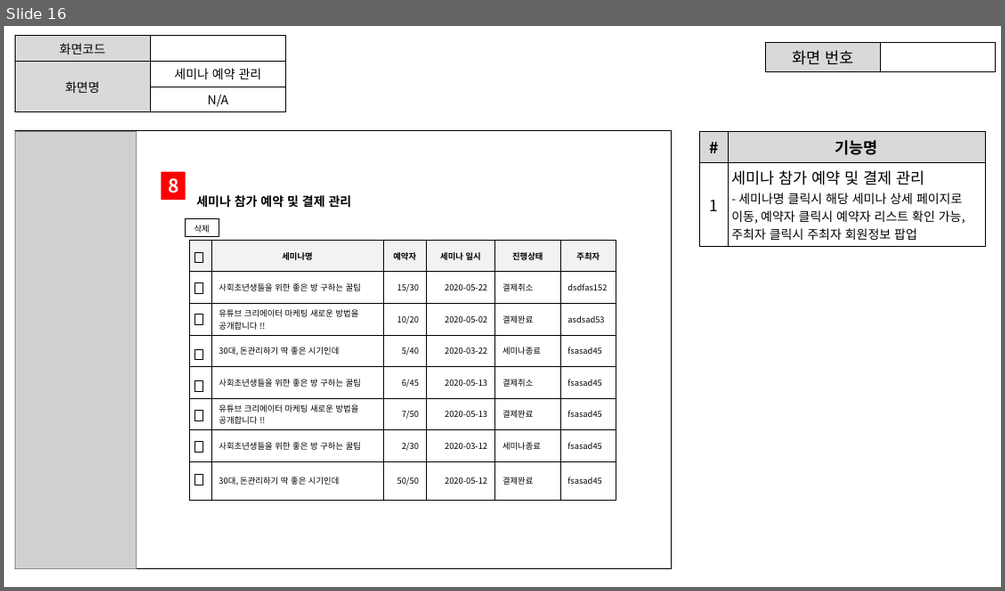
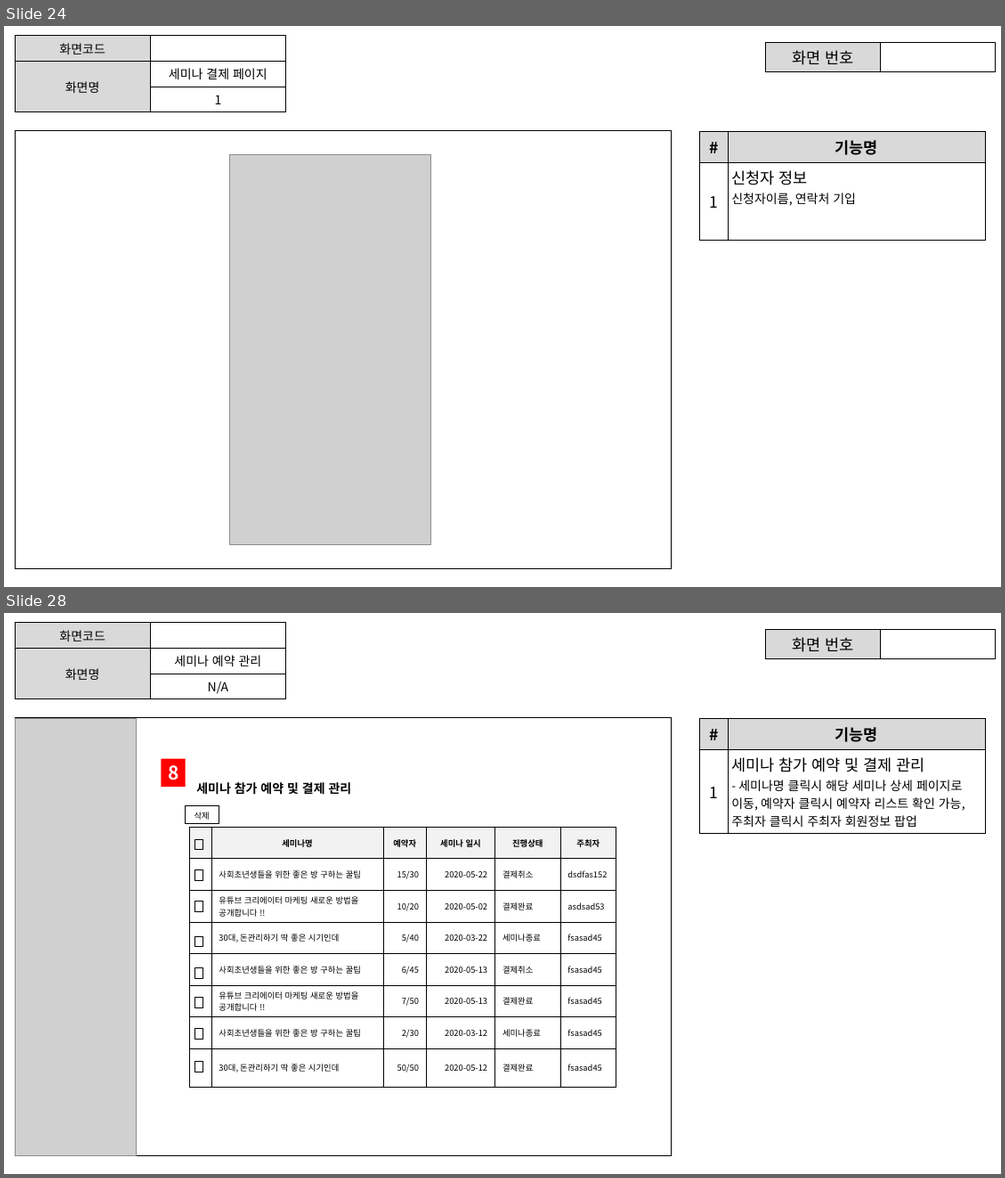
Before and after one commit to ezenteam2/e-Zone, a slide deck: 0 발표용 파워포인트/project05 - 파워포인트 종합 - 서희.pptx. Shown one above the other, each under a label of ours: slide 16 before the commit, slides 24 and 28 after it; the slides between them are not shown. The pictures are 1005x591 and 1005x1178 pixels, drawn with LibreOffice and Linux fonts; fonts in the diff are those of the drawing; grey boxes stand for pictures. Boxes give left, top, right and bottom in pixels: in the first picture for what was removed or moved away, otherwise in the second. Text is boxed around its words. In the diff, an @@ line names an element or a change of style, - is before the commit and + after.

```diff
--- a/0 발표용 파워포인트/project05 - 파워포인트 종합 - 서희.pptx
+++ b/0 발표용 파워포인트/project05 - 파워포인트 종합 - 서희.pptx
@@ slide 24 added at (4,26,1001,587), background #FFFFFF @@
@@ table added at (15,36,285,108), 3 rows, 2 columns @@
+화면코드 | 
+화면명 | 세미나 결제 페이지
+ | 1
@@ table added at (765,42,995,69), 1 rows, 2 columns @@
+화면 번호 | 
@@ table added at (15,131,671,568), 1 rows, 1 columns @@
+
@@ table added at (700,131,985,240), 2 rows, 2 columns @@
+# | 기능명
+1 | 신청자 정보 / 신청자이름, 연락처 기입
@@ picture added at (230,155,430,545) @@
@@ what was slide 16 is now slide 28 @@
```
Also in this commit, not shown: 12 slides changed, 11 other slides added.
